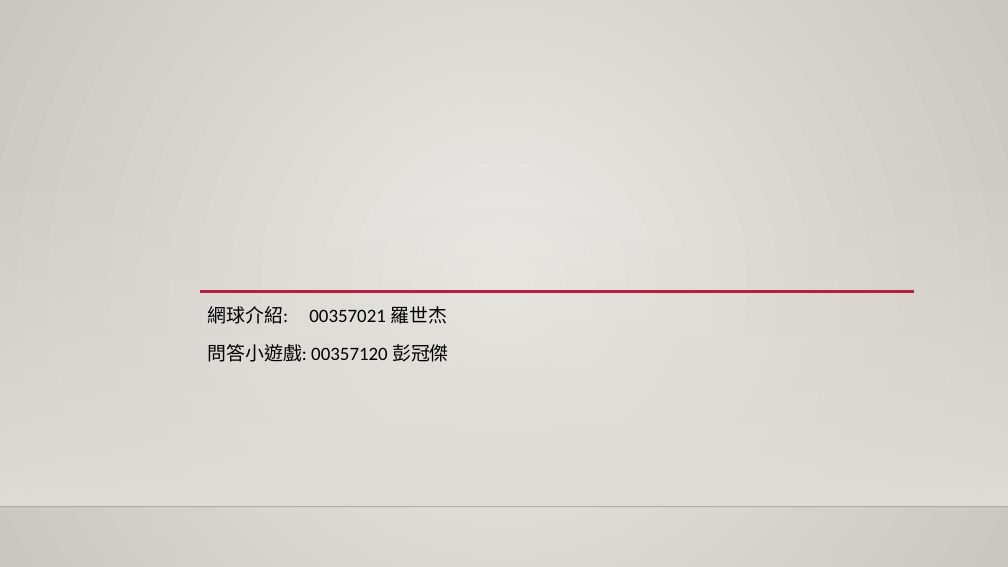
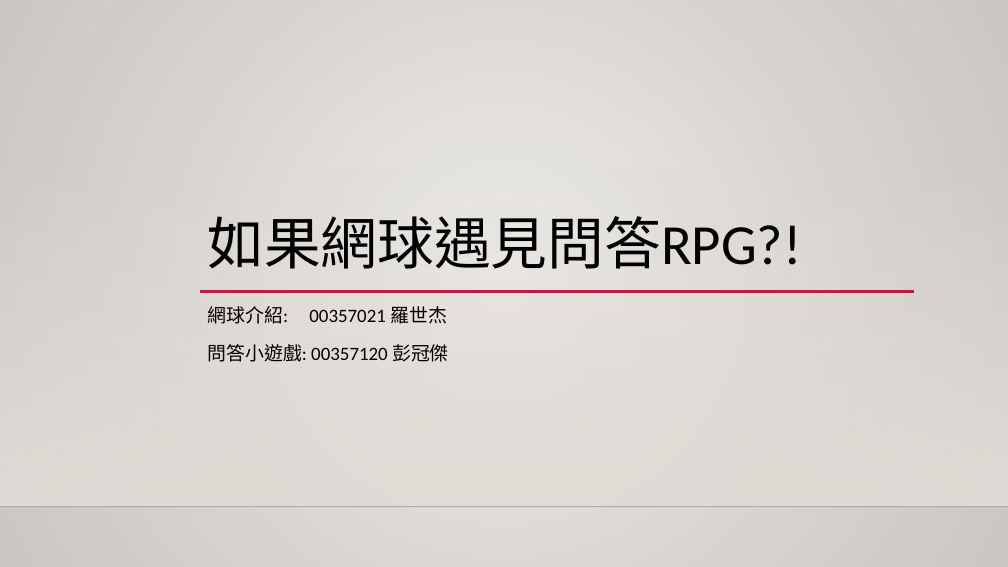
Before and after one commit to iamjoey123/Tennis_Question_Rpg, a slide deck: slide 1 of ppt.pptx. Drawn at 1008x567 pixels with LibreOffice and Linux fonts; fonts in the diff are those of the drawing; background and template pictures are left out. Boxes give left, top, right and bottom in pixels: in the first picture for what was removed or moved away, otherwise in the second. Text is boxed around its words. In the diff, an @@ line names an element or a change of style, - is before the commit and + after.

```diff
--- a/ppt.pptx
+++ b/ppt.pptx
@@ title added at [207,216,801,269], 54 pt, text #000000 @@
+如果網球遇見問答RPG?!
```
Also in this commit, not shown: 1 other slide changed, 2 other files.
